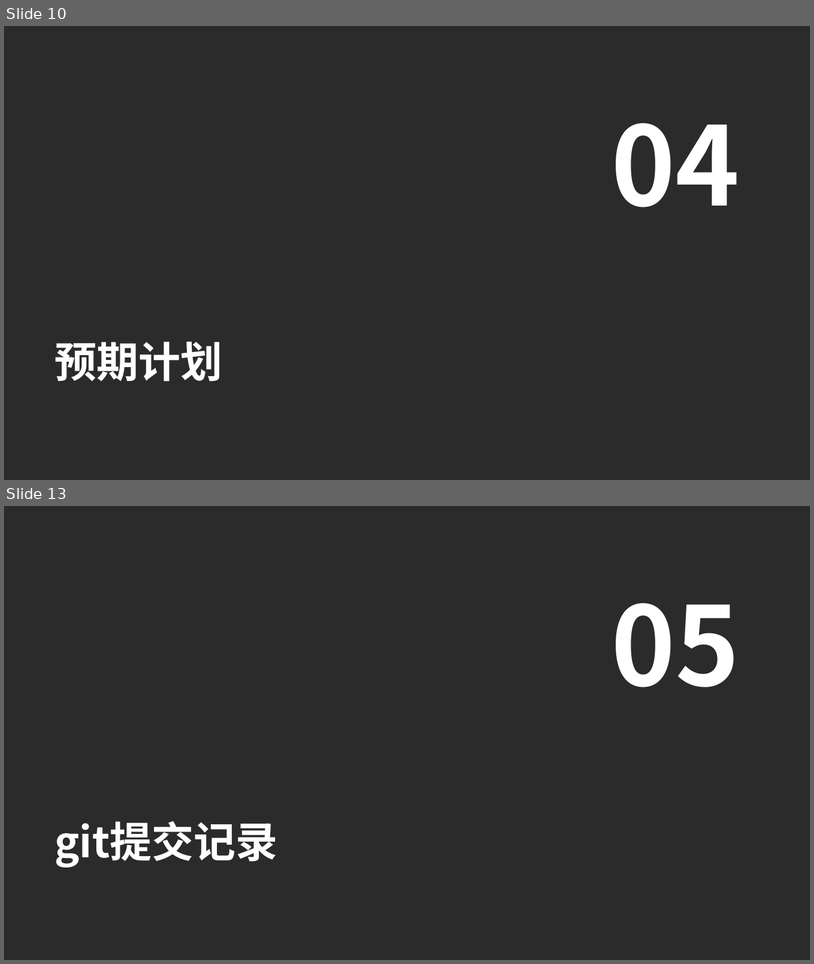
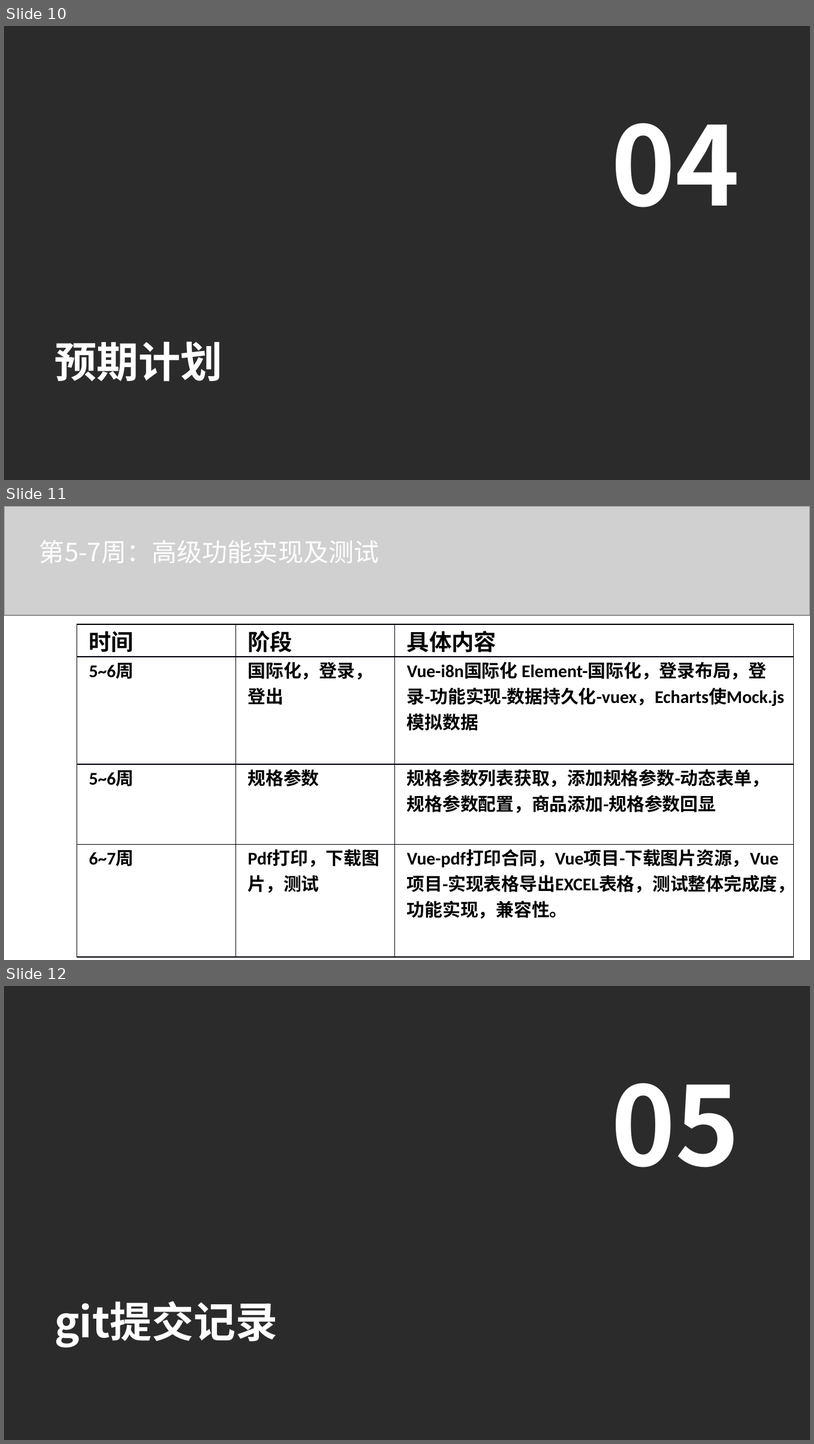
Before and after one commit to qinran6/vue-ego1, a slide deck: 3组_商城后台管理系统_中期报告.pptx. Shown one above the other, each under a label of ours: slides 10 and 13 before the commit, slides 10, 11 and 12 after it; the slides between them are not shown. The pictures are 814x964 and 814x1444 pixels, drawn with LibreOffice and Linux fonts; fonts in the diff are those of the drawing; grey boxes stand for pictures; background and template pictures are left out; a plain dark background stands for a picture behind light text. Boxes give left, top, right and bottom in pixels: in the first picture for what was removed or moved away, otherwise in the second. Text is boxed around its words. In the diff, an @@ line names an element or a change of style, - is before the commit and + after.

```diff
--- a/3组_商城后台管理系统_中期报告.pptx
+++ b/3组_商城后台管理系统_中期报告.pptx
@@ slide 11 added at (4, 506, 810, 960), background #FFFFFF @@
@@ picture added at (4, 506, 810, 615) @@
@@ text added at (39, 540, 379, 563), 22.5 pt, text #FFFFFF @@
+第5-7周：高级功能实现及测试
@@ table added at (77, 624, 792, 960), 4 rows, 3 columns @@
+时间 | 阶段 | 具体内容
+5~6周 | 国际化，登录，登出 | Vue-i8n国际化 Element-国际化，登录布局，登录-功能实现-数据持久化-vuex，Echarts使Mock.js模拟数据
+5~6周 | 规格参数 | 规格参数列表获取，添加规格参数-动态表单，规格参数配置，商品添加-规格参数回显
+6~7周 | Pdf打印，下载图片，测试 | Vue-pdf打印合同，Vue项目-下载图片资源，Vue项目-实现表格导出EXCEL表格，测试整体完成度，功能实现，兼容性。
@@ what was slide 13 is now slide 12 @@
```
Also in this commit, not shown: 2 slides changed, 2 slides removed.
